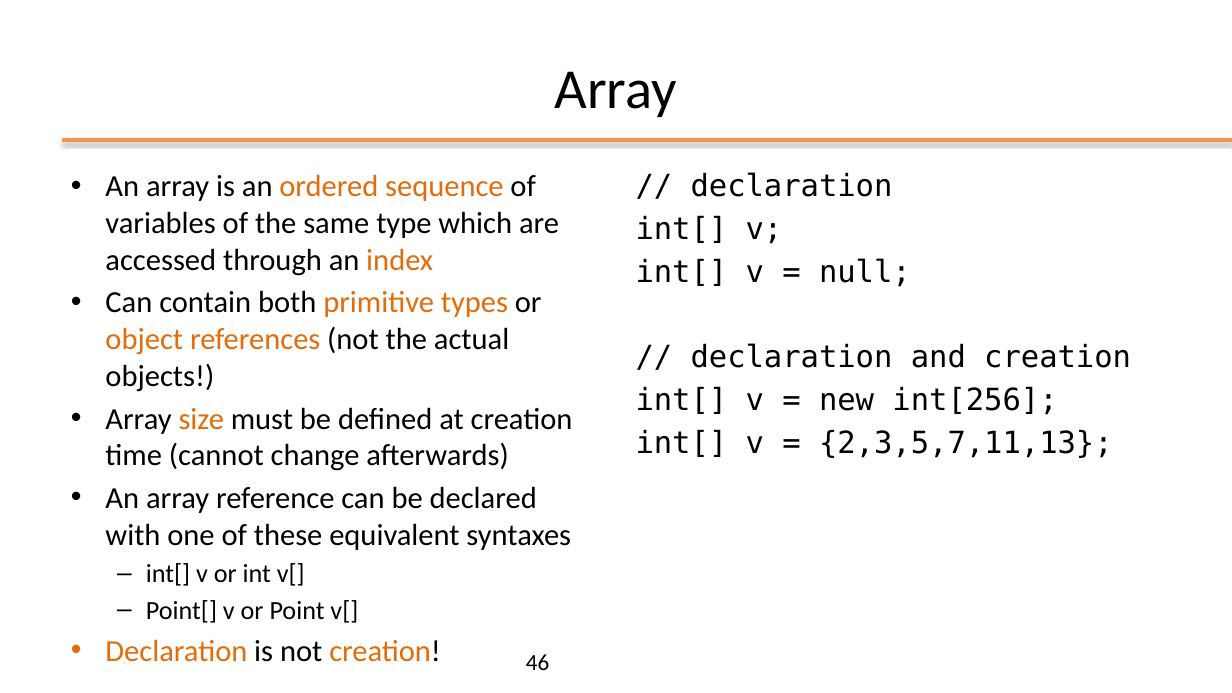
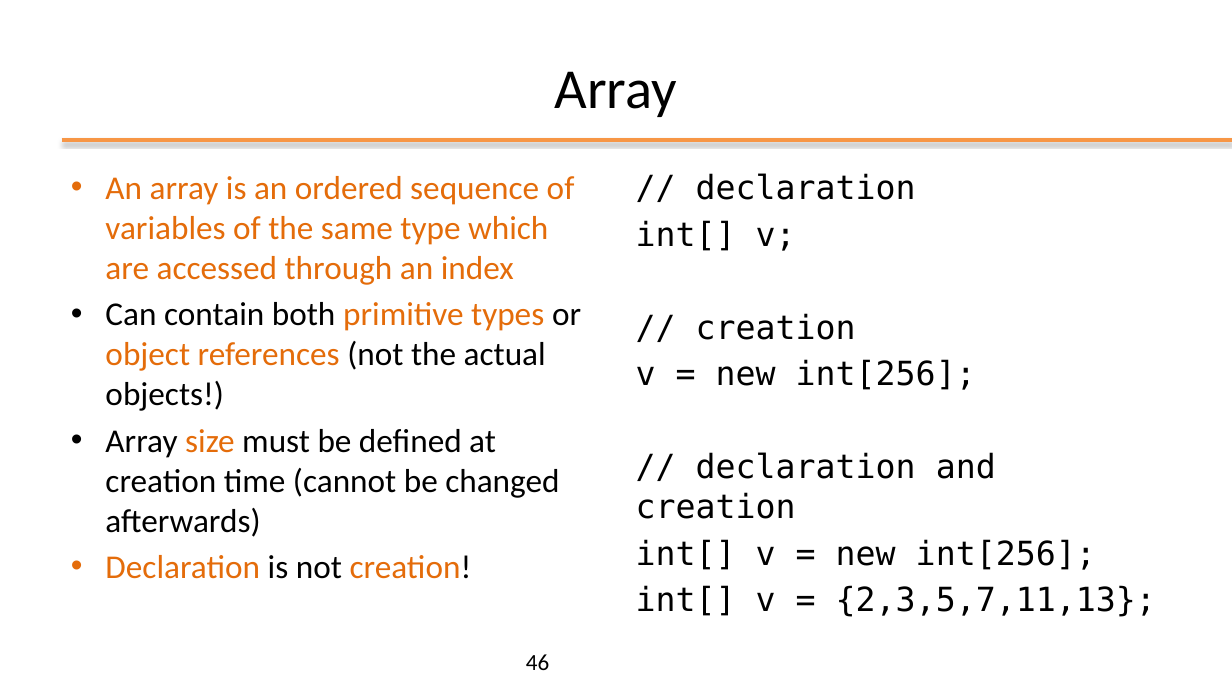
Before and after one commit to nbicocchi/learn-java-core, a slide deck: slide 46 of assets/slides/E2 - Java Basics.pptx. Drawn at 1232x693 pixels with LibreOffice and Linux fonts; fonts in the diff are those of the drawing; background and template pictures are left out. Boxes give left, top, right and bottom in pixels: in the first picture for what was removed or moved away, otherwise in the second. Text is boxed around its words. In the diff, an @@ line names an element or a change of style, - is before the commit and + after.

```diff
--- a/assets/slides/E2 - Java Basics.pptx
+++ b/assets/slides/E2 - Java Basics.pptx
@@ text at bbox=[105, 176, 581, 579]: size 23.8 to 25.9 pt in "An array is an ordered sequence of ...", "Can contain both primitive types or object ...", "Declaration is not creation!"; text colour #000000 to #E46C0A in "An array is an of variables of ..." @@
@@ text at bbox=[636, 173, 1156, 617]: size 23.8 to 25.9 pt in "// declaration", "int[] v;", "// declaration and creation", "int[] v = new int[256];" and 1 more places @@
@@ text at bbox=[636, 313, 976, 390]: text changed; size 23.8 to 25.9 pt @@
-int[] v = null;
+// creation
+v = new int[256];
@@ text at bbox=[105, 429, 559, 537]: text changed; size 23.8 to 25.9 pt @@
-• Array size must be defined at creation time (cannot change afterwards)
-• An array reference can be declared with one of these equivalent syntaxes
-  – int[] v or int v[]
-  – Point[] v or Point v[]
+• Array size must be defined at creation time (cannot be changed afterwards)
```
Also in this commit, not shown: 23 other slides changed, 4 slides added, 3 slides removed, 1 other file.
